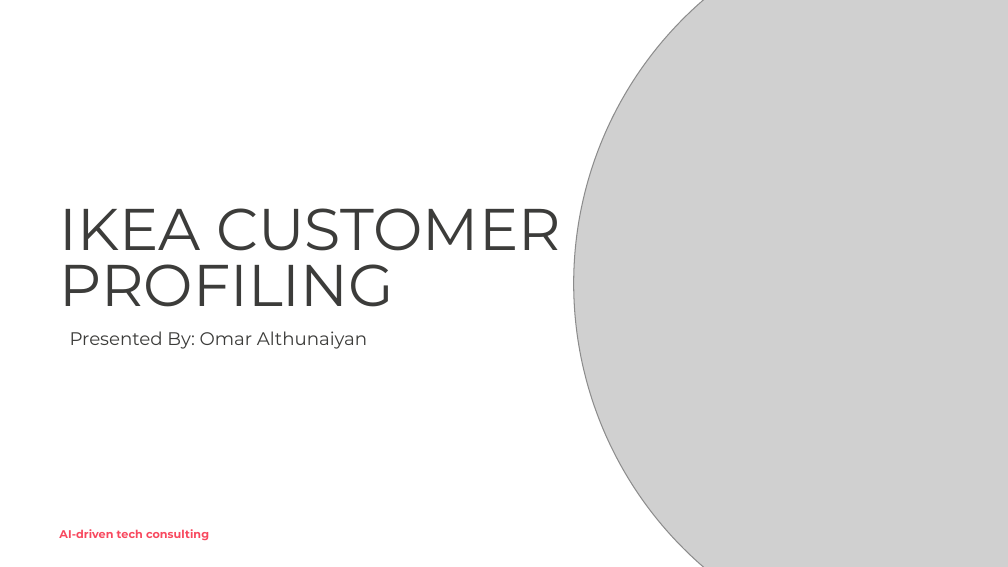
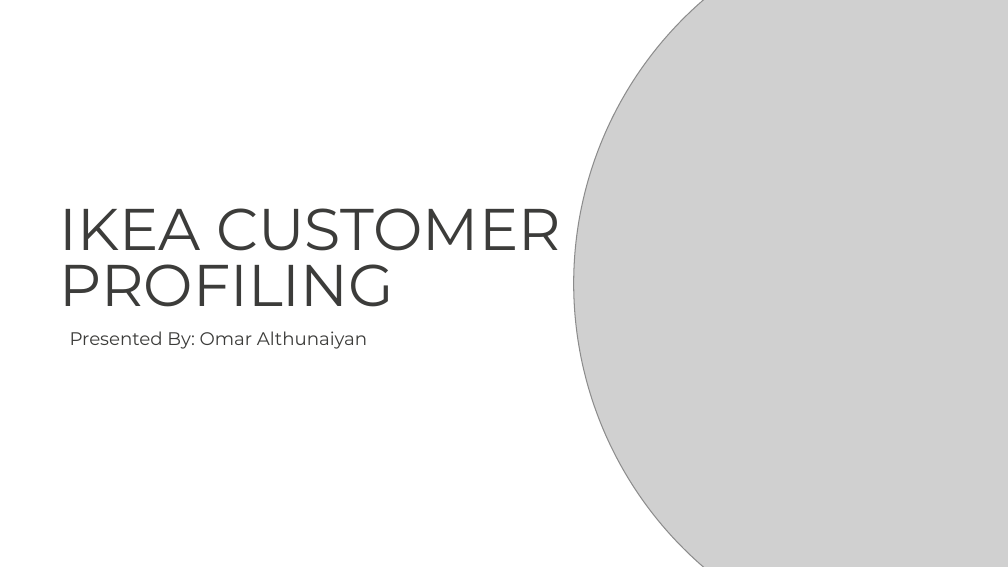
Before and after one commit to omaralthunaiyan-cloud/side-projects, a slide deck: slide 2 of ikea-data-profiling-report/Data_Profiling_Report.pptx. Drawn at 1008x567 pixels with LibreOffice and Linux fonts; fonts in the diff are those of the drawing; grey boxes stand for pictures; background and template pictures are left out. Boxes give left, top, right and bottom in pixels: in the first picture for what was removed or moved away, otherwise in the second. Text is boxed around its words. In the diff, an @@ line names an element or a change of style, - is before the commit and + after.

```diff
--- a/ikea-data-profiling-report/Data_Profiling_Report.pptx
+++ b/ikea-data-profiling-report/Data_Profiling_Report.pptx
@@ text removed at [59, 529, 209, 540] @@
-AI-driven tech consulting
```
Also in this commit, not shown: 2 slides added, 2 slides removed.
